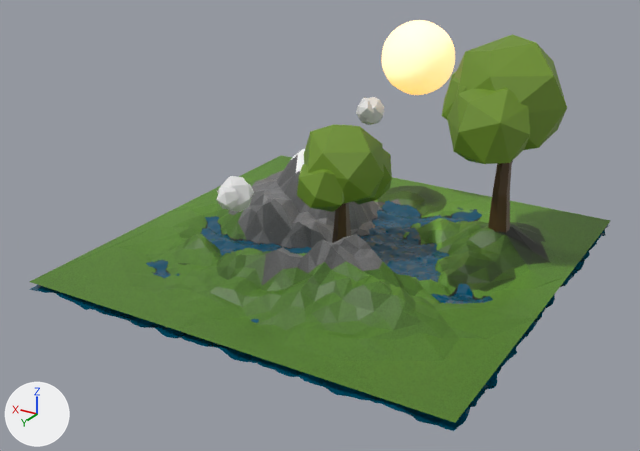
Two versions of the glTF model new_low_poly/new-low-poly AO.glb, one commit apart.
Before and after are seen from a 50 mm camera at (-9.36, 16.6, 8.77) aimed at (0.13, 0.78, 0.86). The lights are fixed; the arrows at lower left show +X, +Y and +Z. Where no turn or scale is listed for an object, it has been applied to the vertices.

The older version as bpy lines, for what is in view:
```python
me_cylinder = bpy.data.meshes.new('Cylinder')
me_cylinder.from_pydata(...)  # 92 vertices, 164 faces; spans x -1.04..1.04, y -1.33..1.24, z -0.27..3.1
# faces by material slot: [20, 144]
me_cylinder.materials.append(mat_trunk)  # brown #523b1f
me_cylinder.materials.append(mat_leaves)  # green #6f9129
me_cylinder_001 = bpy.data.meshes.new('Cylinder.001')
me_cylinder_001.from_pydata(...)  # 140 vertices, 222 faces; spans x -1.34..1.58, y -1.65..2.2, z -0.27..4.48
# faces by material slot: [64, 158]
me_cylinder_001.materials.append(mat_trunk)  # brown #523b1f
me_cylinder_001.materials.append(mat_leaves)  # green #6f9129
me_icosphere = bpy.data.meshes.new('Icosphere')
me_icosphere.from_pydata(...)  # 3842 vertices, 7680 faces; spans x -0.92..0.92, y -0.92..0.92, z -0.93..0.93
me_icosphere.materials.append(mat_material_001)  # white #ffffff
ob_icosphere = bpy.data.objects.new('Icosphere', me_icosphere)
ob_icosphere.location = (0.0, -3.82, 3.81)
ob_tree = bpy.data.objects.new('tree', me_cylinder_001)
ob_tree.location = (-3.13, -1.95, 0.51)
ob_tree_2 = bpy.data.objects.new('tree_2', me_cylinder)
ob_tree_2.location = (0.0, 0.0, 0.0)
# also in view: 'cloud.001_Icosphere.001' at (0.66, -2.53, 2.62); 'Landscape' at (0.0, 0.0, 0.69); 'cloud.001_Icosphere.003' at (1.17, 2.51, 1.98); 'Landscape_plane' at (-0.01, 0.0, -0.15)
```
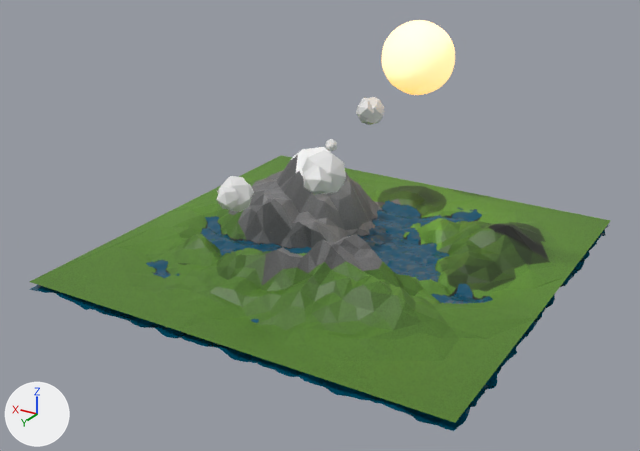
Pixel boxes (x1, y1, x2, y2) of what changed, in the pictures (640 x 451 px):
'tree', deleted (green)
    before: (442, 34, 567, 232)
    faces in mat_leaves (green #6f9129): (442, 34, 567, 164)
    faces in mat_trunk (brown #523b1f): (488, 161, 513, 232)
'tree_2', deleted (green)
    before: (297, 125, 392, 243)
    faces in mat_leaves (green #6f9129): (297, 125, 392, 212)
    faces in mat_trunk (brown #523b1f): (332, 203, 351, 243)
'cloud.001_Icosphere.004', unchanged, uncovered by the edit
    after: (302, 150, 346, 195)

Diff of the bpy script that builds the scene:
```diff
--- a/new_low_poly/new-low-poly AO.glb.py
+++ b/new_low_poly/new-low-poly AO.glb.py
@@ ob_tree_2 @@
-ob_tree_2 = bpy.data.objects.new('tree_2', me_cylinder)
-ob_tree_2.location = (0.0, 0.0, 0.0)
@@ ob_tree @@
-ob_tree = bpy.data.objects.new('tree', me_cylinder_001)
-ob_tree.location = (-3.13, -1.95, 0.51)
```
